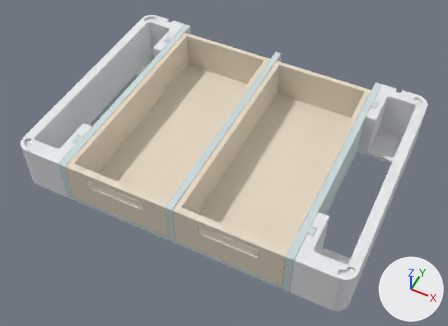
The glTF model models/ams2pro/2-drawer-layer/layer-assembly.glb as it was, and as the next commit left it.
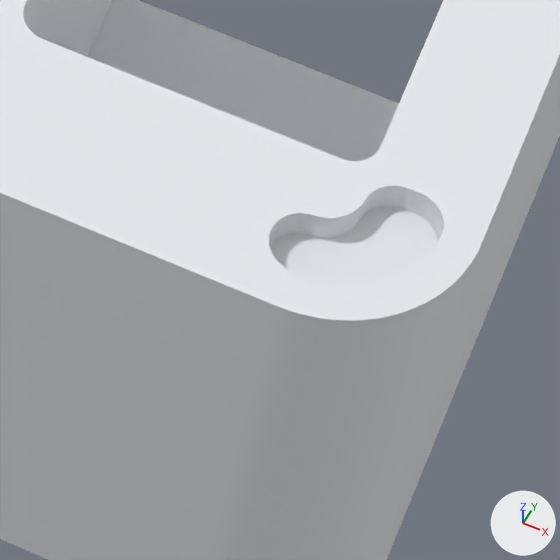
The first picture shows the older version from a 50 mm lens placed at (0.426, -0.325, 0.569), pointed at (0.202, 0.123, 0.009). The close-ups show the older and then the newer version on the part from 69% to 82% of the width and 76% to 93% of the height of that picture. Only the edits that show in the close-ups are written down. Every picture has the same lights, and +X, +Y and +Z are marked at lower right. Vertices at exactly the same position are counted once.

The first close-up shows 'end_right_1'.
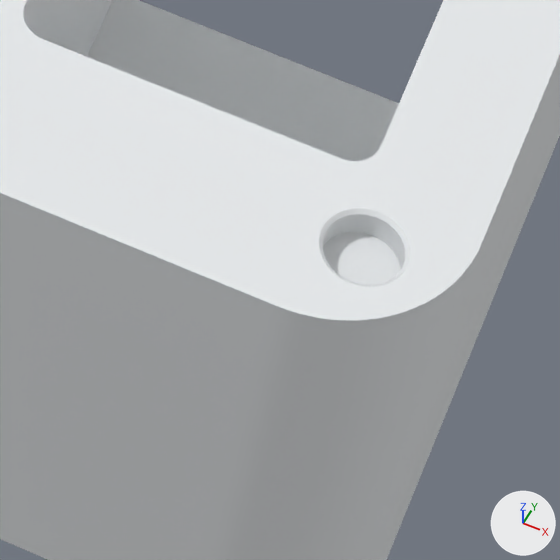
Boxes (x1, y1, x2, y2) around the edits, measured in the close-ups (560 x 560 px):
part 1 of me_geometry_1, built on
    before: (44, 0, 548, 320)
    after: (284, 0, 527, 320)

What the commit changed:
me_geometry_1 is used by ob_end_right_1; location (0.0, 0.0, 0.0).
me_geometry_1 had 2403 vertices, 4802 faces and spanned x 0.339..0.399, y 0.0..0.287, z -0.003..0.06.
me_geometry_1 now has 1237 vertices, 2470 faces and spans x 0.339..0.399, y 0.0..0.287, z -0.003..0.06.
me_geometry_1 part 1: 26 vertices moved from x 0.385..0.392, y 0.004..0.016, z 0.056..0.06 to x 0.385..0.393, y 0.006..0.014, z 0.056..0.06; 442 vertices removed from x 0.381..0.395, y 0.004..0.018, z 0.056..0.06; 101 vertices added at x 0.385..0.393, y 0.006..0.014, z 0.056..0.06.
Other edits to the shape of me_geometry_1 do not show in these pictures.
